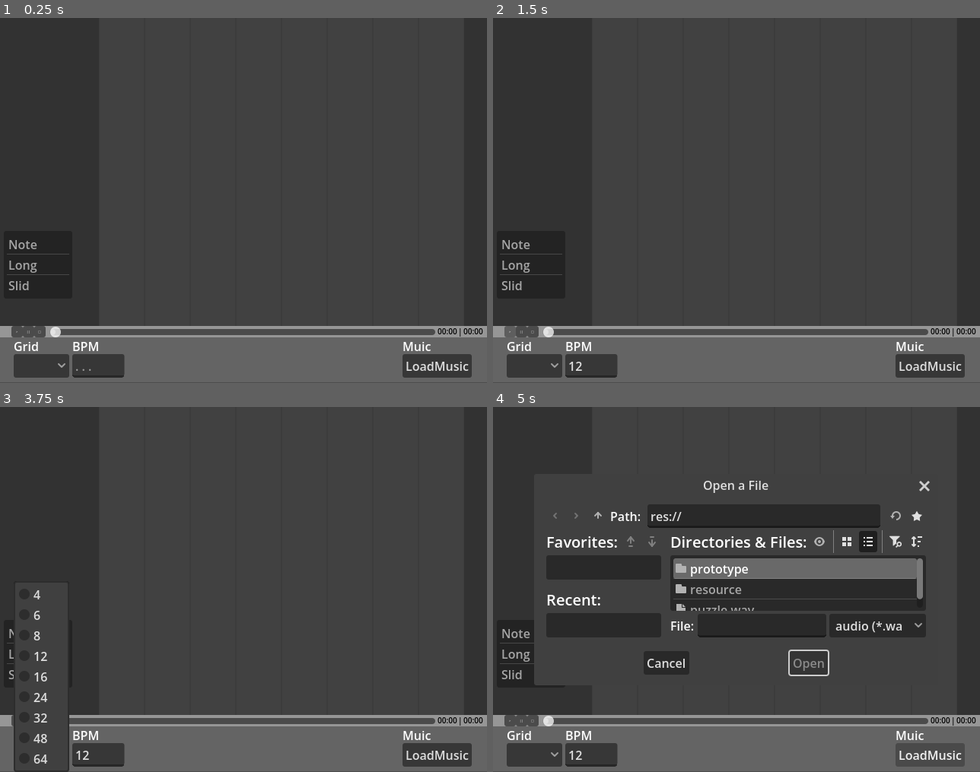
Above: before the commit, frames 1-4 (two rows, left to right).
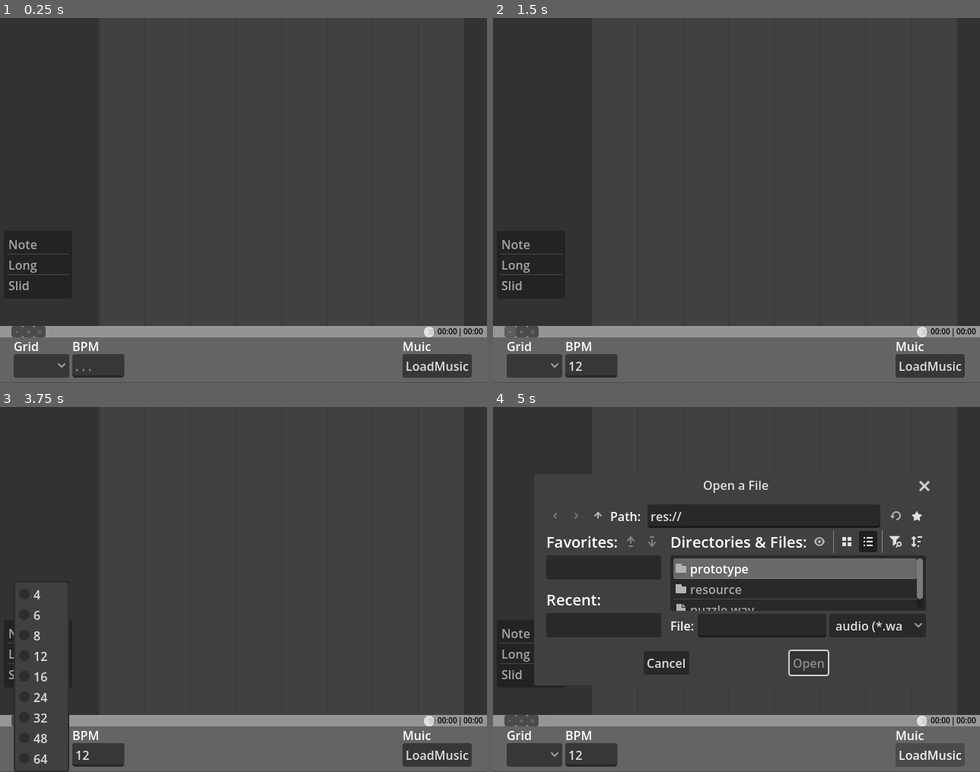
Above: after the commit, the same moments.

Repository: MiliNeDuck56/SightDominate
Game: Godot game, scene res://prototype/levelEditer/level_edit_screen.tscn
The game is run twice, just before and just after one commit, with the same random seed, the same clock (stepped at 60 frames per second) and the same inputs. The project has no main scene, so this scene is started directly.
Inputs (mouse positions are in pixels of both pictures, inside the frame that each line leads up to):
- Up to frame 1 (0.25 s): no input
- Up to frame 2 (1.5 s): click (590, 364) at 0.52 s; type "12" at 0.6 s; click ">" at 1.25 s
- Up to frame 3 (3.75 s): click "□" at 2 s; click "||" at 2.75 s; click (43, 753) at 3.5 s
- Up to frame 4 (5 s): click "LoadMusic" at 4.25 s

The runs differ from the first frame. In frame 1, 1.3% of the frame differs, in the area x 10-90%, y 84-88%; in frame 2, 1.3%; in frame 3, 1.3%; in frame 4, 1.3%.
Error after the commit: Invalid call. Nonexistent function 'get_playback_position' in base 'Nil'. (res://prototype/levelEditer/levelControl/music_progress.gd:13)

Commit message:
나는 블루스크린이 싫어요
나는 블루스크린이 싫어요나는 블루스크린이 싫어요나는 블루스크린이 싫어요나는 블루스크린이 싫어요나는 블루스크린이 싫어요나는 블루스크린이 싫어요나는 블루스크린이 싫어요나는 블루스크린이 싫어요나는 블루스크린이 싫어요나는 블루스크린이 싫어요나는 블루스크린이 싫어요나는 블루스크린이 싫어요나는 블루스크린이 싫어요나는 블루스크린이 싫어요나는 블루스크린이 싫어요나는 블루스크린이 싫어요나는 블루스크린이 싫어요나는 블루스크린이 싫어요나는 블루스크린이 싫어요나는 블루스크린이 싫어요나는 블루스크린이 싫어요나는 블루스크린이 싫어요나는 블루스크린이 싫어요나는 블루스크린이 싫어요나는 블루스크린이 싫어요나는 블루스크린이 싫어요나는 블루스크린이 싫어요나는 블루스크린이 싫어요나는 블루스크린이 싫어요나는 블루스크린이 싫어요나는 블루스크린이 싫어요나는 블루스크린이 싫어요나는 블루스크린이 싫어요나는 블루스크린이 싫어요나는 블루스크린이 싫어요나는 블루스크린이 싫어요나는 블루스크린이 싫어요나는 블루스크린이 싫어요나는 블루스크린이 싫어요나는 블루스크린이 싫어요나는 블루스크린이 싫어요나는 블루스크린이 싫어요나는 블루스크린이 싫어요나는 블루스크린이 싫어요나는 블루스크린이 싫어요나는 블루스크린이 싫어요나는 블루스크린이 싫어요나는 블루스크린이 싫어요나는 블루스크린이 싫어요나는 블루스크린이 싫어요나는 블루스크린이 싫어요나는 블루스크린이 싫어요나는 블루스크린이 싫어요나는 블루스크린이 싫어요나는 블루스크린이 싫어요나는 블루스크린이 싫어요나는 블루스크린이 싫어요나는 블루스크린이 싫어요나는 블루스크린이 싫어요

Diff:
--- a/prototype/levelEditer/levelControl/music_progress.gd
+++ b/prototype/levelEditer/levelControl/music_progress.gd
@@ -1,10 +1,15 @@
 extends Node2D
 
+var music
+var Progress
 
-# Called when the node enters the scene tree for the first time.
 func _ready() -> void:
-	pass
+	Progress = $Progress
 
-# Called every frame. 'delta' is the elapsed time since the previous frame.
-func _process(delta: float) -> void:
-	pass
+func musicSelected():
+	music = $"../../Music"
+
+func _on_progress_update_timeout() -> void:
+	var point = int(music.get_playback_position())
+	Progress.get_node("SongTimerNow").text = "%02d:%02d" % [point/60, point%60]
+	Progress.get_node("SongProgress").value = point
--- a/prototype/levelEditer/levelControl/music_progress.tscn
+++ b/prototype/levelEditer/levelControl/music_progress.tscn
@@ -1,6 +1,9 @@
 [gd_scene format=3 uid="uid://b1x0gal6iciva"]
 
+[ext_resource type="Script" uid="uid://dcsbqw27jwqci" path="res://prototype/levelEditer/levelControl/music_progress.gd" id="1_r15oy"]
+
 [node name="MusicProgress" type="Node2D" unique_id=368077852]
+script = ExtResource("1_r15oy")
 
 [node name="Background" type="ColorRect" parent="." unique_id=885265741]
 offset_right = 640.0
@@ -36,6 +39,7 @@
 offset_left = 65.0
 offset_right = 572.0
 offset_bottom = 16.159363
+max_value = 0.0
 
 [node name="SongTimerNow" type="Label" parent="Progress" unique_id=1793026262]
 offset_left = 575.0
@@ -60,3 +64,8 @@
 theme_override_colors/font_color = Color(0, 0, 0, 1)
 theme_override_font_sizes/font_size = 10
 text = "00:00"
+
+[node name="ProgressUpdate" type="Timer" parent="." unique_id=604395437]
+wait_time = 0.25
+
+[connection signal="timeout" from="ProgressUpdate" to="." method="_on_progress_update_timeout"]
--- a/prototype/levelEditer/level_edit.gd
+++ b/prototype/levelEditer/level_edit.gd
@@ -11,3 +11,5 @@
 
 	var MusicProgress = $MusicProgress/Progress
 	MusicProgress.get_node("SongTimerEnd").text = "%02d:%02d" % [total_seconds/60, total_seconds%60]
+	MusicProgress.get_node("SongProgress").max_value = total_seconds
+	$MusicProgress.musicSelected()
--- a/prototype/levelEditer/music.gd
+++ b/prototype/levelEditer/music.gd
@@ -10,12 +10,15 @@
 	MusicProgress.get_node("Stop").button_down.connect(MusicStopButtonDown)
 
 func MusicPlayButtonDown():
+	$"../LevelEdit/MusicProgress/ProgressUpdate".start()
 	self.play(musicPoint)
 
 func MusicPauseButtonDown():
 	musicPoint = self.get_playback_position()
+	$"../LevelEdit/MusicProgress/ProgressUpdate".stop()
 	self.stop()
 
 func MusicStopButtonDown():
 	musicPoint = 0
+	$"../LevelEdit/MusicProgress/ProgressUpdate".stop()
 	self.stop()
